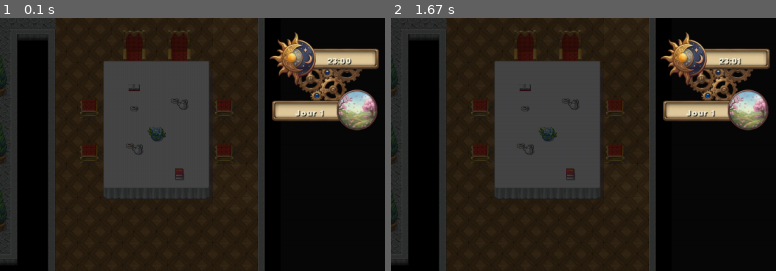
Above: before the commit, frames 1-2 (left to right).
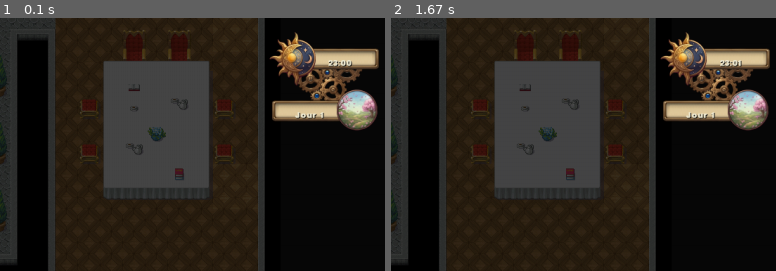
Above: after the commit, the same moments.

Repository: adrien-parasote/game
Game: pygame game, started from src/main.py
Two runs of this game, one before a commit and one after it. Both use one fixed random seed, a clock stepped at 60 frames per second and the inputs below.
Inputs:
- Up to frame 1 (0.1 s): no input
- Up to frame 2 (1.67 s): hold D 0.33-0.8 s; hold D 0.83-1.3 s; tap Z at 0.9, 1.2, 1.4 s; hold S 1.33-1.63 s
The pictures show only the part of the screen within x 50-100%, y 0-50%; the shares and areas given below are measured in that part.

The runs differ from the first frame. In frame 1, 0.3% of the frame differs, in the area x 76-92%, y 15-40%; in frame 2, 0.3%.

Commit message:
fix(hud): final recalibration of HUD anchors for perfect centering

Diff:
--- a/src/ui/hud.py
+++ b/src/ui/hud.py
@@ -14,8 +14,8 @@
 HUD_SCALE: float = 0.4                 # Scale factor for the large original HUD asset
 
 SEASON_ICON_CENTER: tuple = (int(313 * HUD_SCALE), int(279 * HUD_SCALE))
-TIME_ANCHOR: tuple = (int(248 * HUD_SCALE), int(105 * HUD_SCALE))
-SEASON_DAY_ANCHOR: tuple = (int(143 * HUD_SCALE), int(290 * HUD_SCALE))
+TIME_ANCHOR: tuple = (int(250 * HUD_SCALE), int(114 * HUD_SCALE))
+SEASON_DAY_ANCHOR: tuple = (int(143 * HUD_SCALE), int(298 * HUD_SCALE))
 
 SEASON_ICON_SIZE: int = int(147 * HUD_SCALE)  # Circular icon native size is ~147px
 
Not shown, changed: docs/specs/ENGINE_CORE.md
